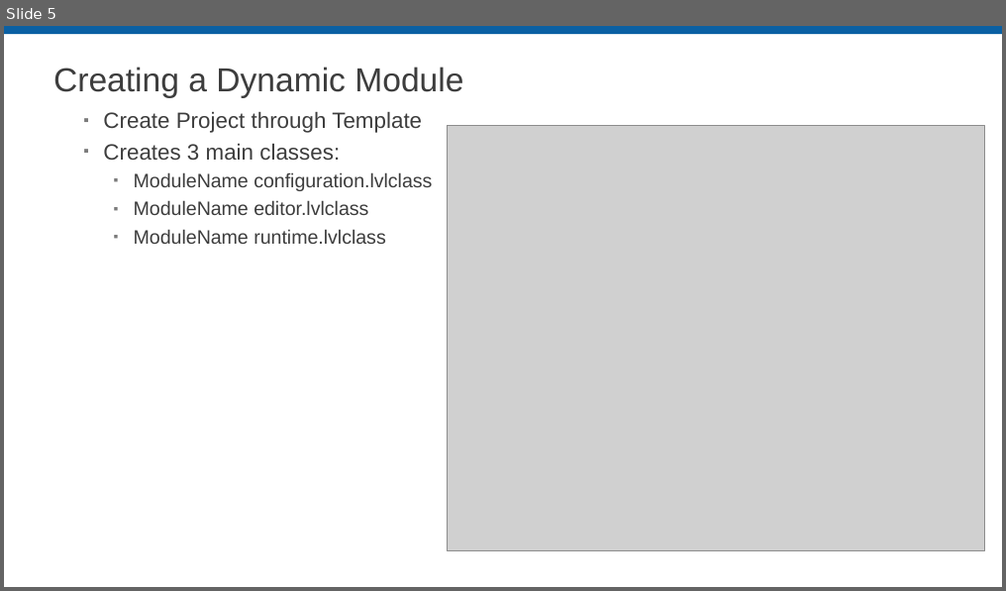
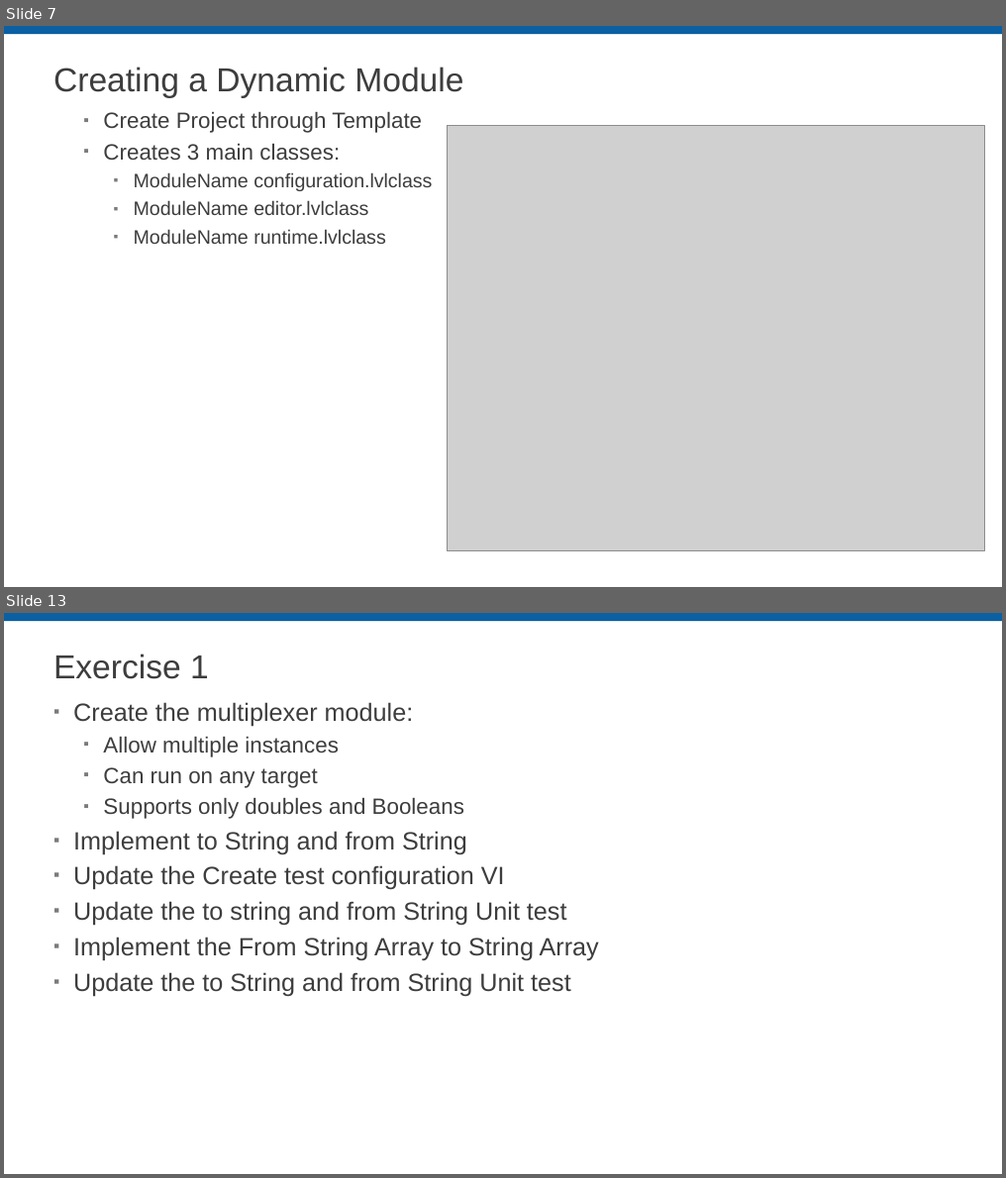
Before and after one commit to LabVIEW-DCAF/Documentation, a slide deck: Trunk/Getting Started Material/DCAF Training/7 Dynamic Modules.pptx. Shown one above the other, each under a label of ours: slide 5 before the commit, slides 7 and 13 after it; the slides between them are not shown. The pictures are 1006x591 and 1006x1178 pixels, drawn with LibreOffice and Linux fonts; fonts in the diff are those of the drawing; grey boxes stand for pictures; background and template pictures are left out. Boxes give left, top, right and bottom in pixels: in the first picture for what was removed or moved away, otherwise in the second. Text is boxed around its words. In the diff, an @@ line names an element or a change of style, - is before the commit and + after.

```diff
--- a/Trunk/Getting Started Material/DCAF Training/7 Dynamic Modules.pptx
+++ b/Trunk/Getting Started Material/DCAF Training/7 Dynamic Modules.pptx
@@ slide 13 added at [4,613,1002,1174], background #FFFFFF; not listed: 1 template element that a slide beside it also shows @@
@@ title added at [54,654,209,679], 32 pt, text #3D3D3D @@
+Exercise 1
@@ text added at [73,702,599,997], 24 pt, text #3D3D3D @@
+▪ Create the multiplexer module:
+  ▪ Allow multiple instances
+  ▪ Can run on any target
+  ▪ Supports only doubles and Booleans
+▪ Implement to String and from String
+▪ Update the Create test configuration VI
+▪ Update the to string and from String Unit test
+▪ Implement the From String Array to String Array
+▪ Update the to String and from String Unit test
@@ what was slide 5 is now slide 7 @@
```
Also in this commit, not shown: 2 slides changed, 20 other slides added, 1 other file.
